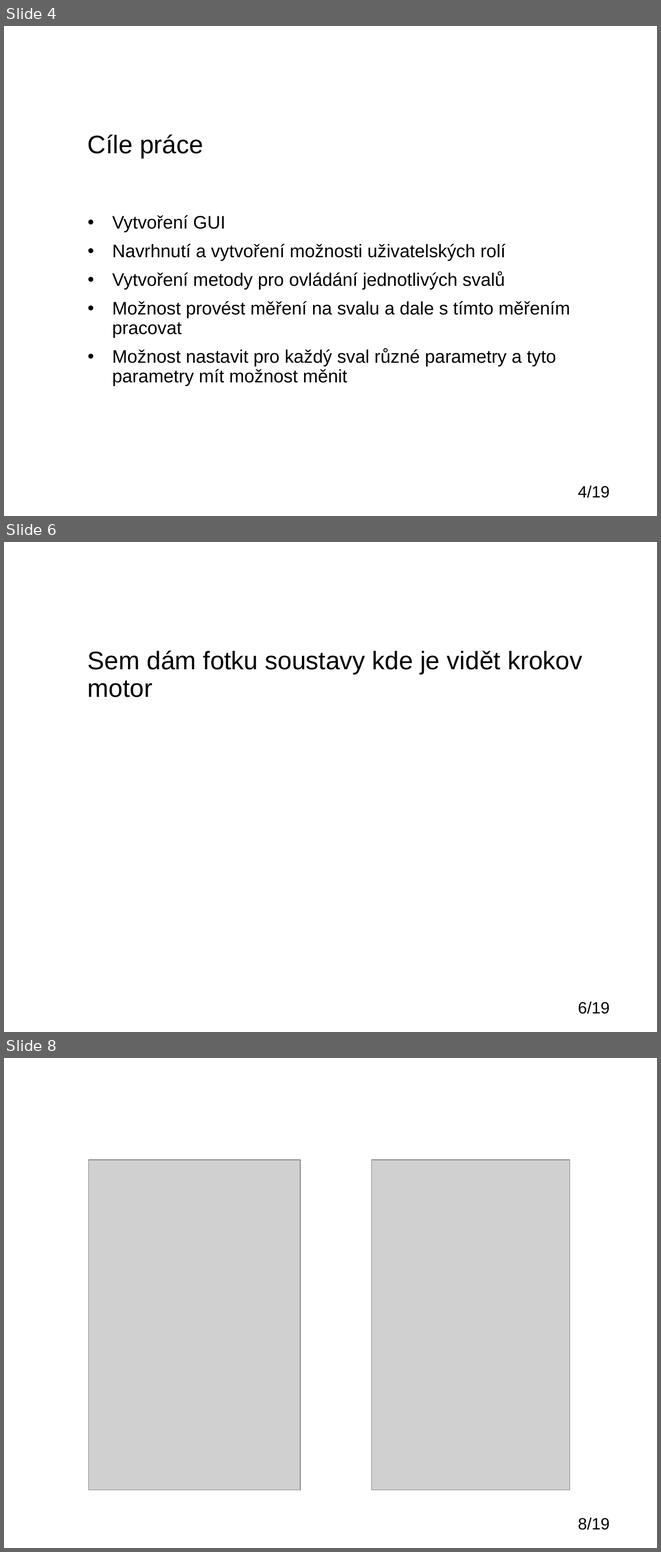
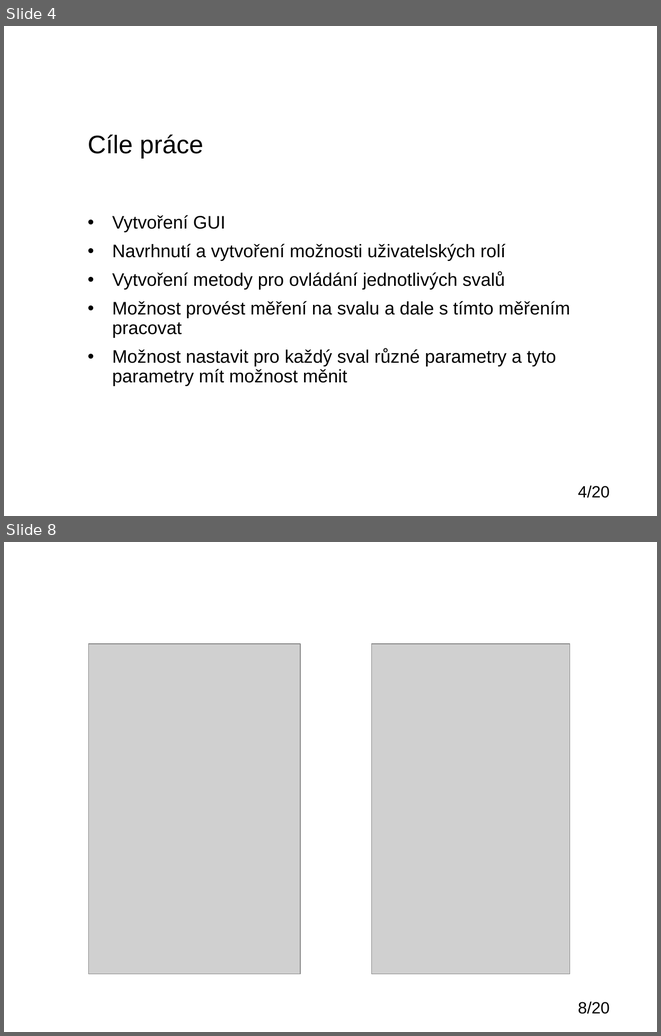
Before and after one commit to IronKnee22/Bakalarka, a slide deck: Obhajoba_darsamar.pptx. Shown one above the other, each under a label of ours: slides 4, 6 and 8 before the commit, slides 4 and 8 after it; the slides between them are not shown. The pictures are 661x1552 and 661x1036 pixels, drawn with LibreOffice and Linux fonts; fonts in the diff are those of the drawing; grey boxes stand for pictures; background and template pictures are left out. Boxes give left, top, right and bottom in pixels: in the first picture for what was removed or moved away, otherwise in the second. Text is boxed around its words. In the diff, an @@ line names an element or a change of style, - is before the commit and + after.

```diff
--- a/Obhajoba_darsamar.pptx
+++ b/Obhajoba_darsamar.pptx
@@ slide 6 removed at <box>4,542,657,1032</box>, background #FFFFFF; not listed: 1 template element that a slide beside it also shows @@
@@ title removed at <box>88,650,582,697</box> @@
-Sem dám fotku soustavy kde je vidět krokov motor
@@ page number at <box>578,485,610,498</box>: text changed @@
-4/19
+4/20
@@ page number at <box>578,1001,610,1014</box>: text changed @@
-8/19
+8/20
```
Also in this commit, not shown: 3 slides changed, 2 slides added.
